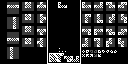
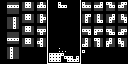
Layers edited between the first and the second 128 × 64 image:
added group "Piece Visuals" with 35 layers over [8, 2, 127, 62]
moved "Layer Group" into group "Piece Visuals" over [8, 2, 127, 62]
hid group "Rotation Aware Dither" (4 layers) over [8, 2, 127, 62]
showed group "Square w/Hole" (4 layers) over [8, 2, 127, 62]
moved "Board" into group "Piece Visuals" over [50, 4, 79, 62]
moved "Background" into group "Piece Visuals" over [8, 2, 127, 62]
